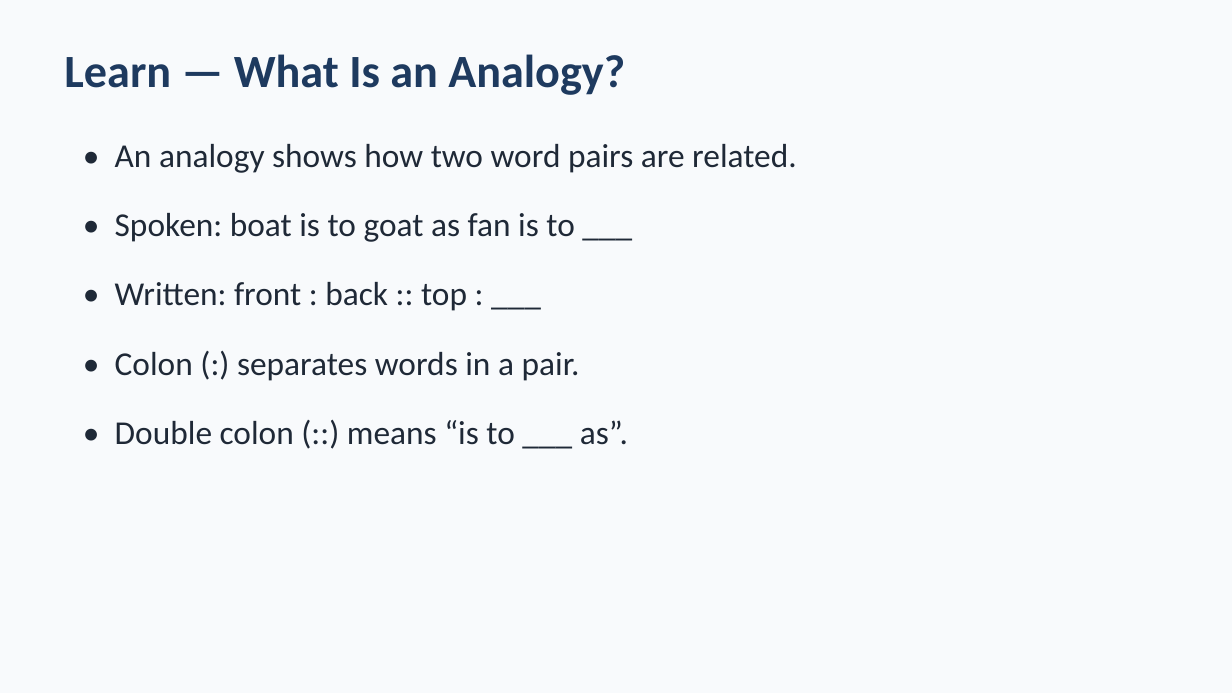
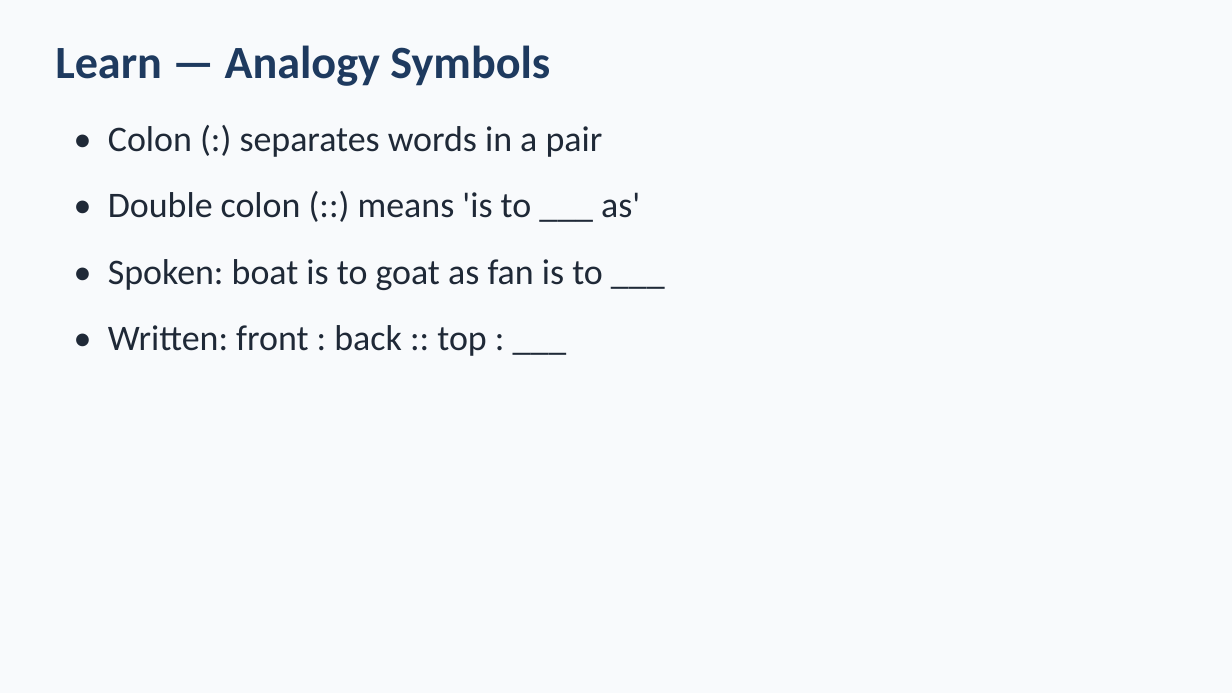
Before and after one commit to owenreagan-cyber/shurley-packet-system, a slide deck: slide 3 of exports/teacher-resource-packs/Shurley_Chapter_1_Teacher_Resource_Pack/05_Presentations/Ch.1_Lesson_4_Analogies.pptx (slide 2 before the commit). Drawn at 1232x693 pixels with LibreOffice and Linux fonts; fonts in the diff are those of the drawing. Boxes give left, top, right and bottom in pixels: in the first picture for what was removed or moved away, otherwise in the second. Text is boxed around its words. In the diff, an @@ line names an element or a change of style, - is before the commit and + after.

```diff
--- a/exports/teacher-resource-packs/Shurley_Chapter_1_Teacher_Resource_Pack/05_Presentations/Ch.1_Lesson_4_Analogies.pptx
+++ b/exports/teacher-resource-packs/Shurley_Chapter_1_Teacher_Resource_Pack/05_Presentations/Ch.1_Lesson_4_Analogies.pptx
@@ text at (55,45,550,86): text changed @@
-Learn — What Is an Analogy?
+Learn — Analogy Symbols
@@ text at (108,126,603,157): text changed; size 26 to 28 pt @@
-• Colon (:) separates words in a pair.
+• Colon (:) separates words in a pair
@@ text removed at (115,144,796,173) @@
-• An analogy shows how two word pairs are related.
@@ text at (108,192,640,218): text changed; size 26 to 28 pt @@
-• Double colon (::) means “is to ___ as”.
+• Double colon (::) means 'is to ___ as'
@@ text "• Spoken: boat is to ..." at (108,259,603,290): size 26 to 28 pt @@
@@ text "• Spoken: boat is to ...": place and size @@
-text "• Spoken: boat is to ..." at (115,213,574,242)
+text "• Spoken: boat is to ..." at (108,259,603,290)
@@ text "• Written: front : back ...": place and size @@
-text "• Written: front : back ..." at (115,282,467,311)
+text "• Written: front : back ..." at (108,325,486,356)
@@ text "• Written: front : back ..." at (108,325,486,356): size 26 to 28 pt @@
```
Also in this commit, not shown: 4 other slides changed, 2 slides added, 4 slides removed, 35 other files.
